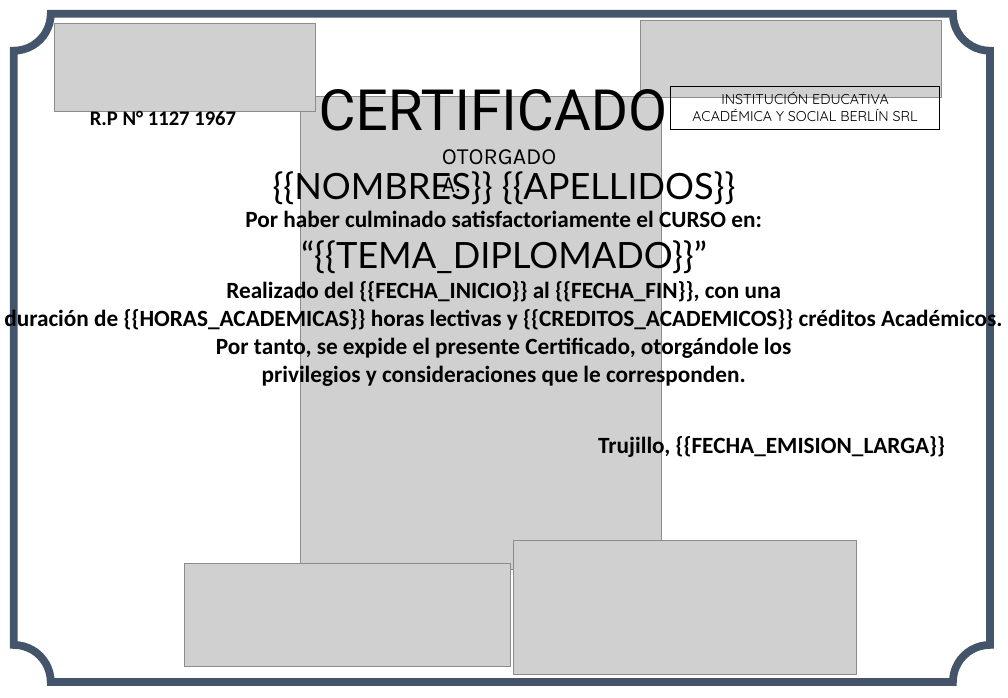
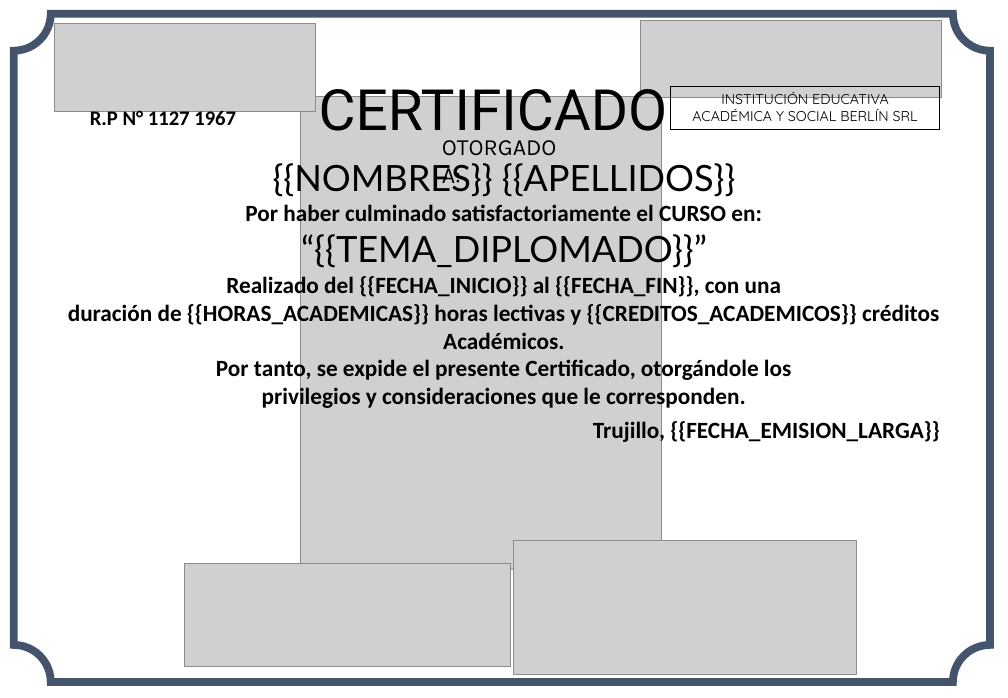
Before and after one commit to CuevaBenjamin-dev/ipde_backend_certificados_automatition, a slide deck: slide 1 of app/templates/colegio_de_profesores_del_peru/plantilla_curso.pptx. Drawn at 1008x698 pixels with LibreOffice and Linux fonts; fonts in the diff are those of the drawing; grey boxes stand for pictures. Boxes give left, top, right and bottom in pixels: in the first picture for what was removed or moved away, otherwise in the second. Text is boxed around its words. In the diff, an @@ line names an element or a change of style, - is before the commit and + after.

```diff
--- a/app/templates/colegio_de_profesores_del_peru/plantilla_curso.pptx
+++ b/app/templates/colegio_de_profesores_del_peru/plantilla_curso.pptx
@@ text "OTORGADO A:" moved from (x1=442, y1=149, x2=557, y2=197) to (x1=442, y1=140, x2=557, y2=189) @@
@@ text "{{NOMBRES}} {{APELLIDOS}}" moved from (x1=273, y1=168, x2=735, y2=206) to (x1=273, y1=160, x2=735, y2=198) @@
@@ text "Por haber culminado satisfactoriamente el ..." moved from (x1=4, y1=207, x2=1003, y2=389) to (x1=68, y1=202, x2=940, y2=445) @@
@@ text at (x1=593, y1=419, x2=940, y2=445): paragraph added @@
+Trujillo, {{FECHA_EMISION_LARGA}}
@@ text removed at (x1=598, y1=434, x2=946, y2=460) @@
-Trujillo, {{FECHA_EMISION_LARGA}}
```
Also in this commit, not shown: 1 other slide changed, 20 other files.
